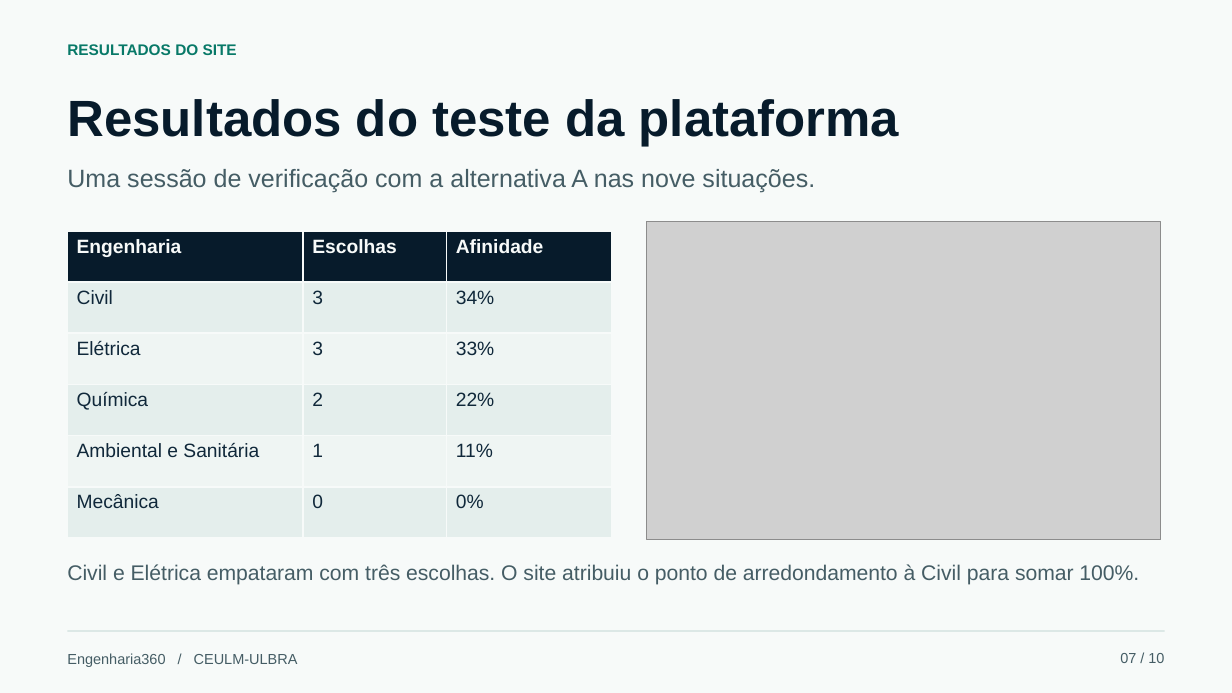
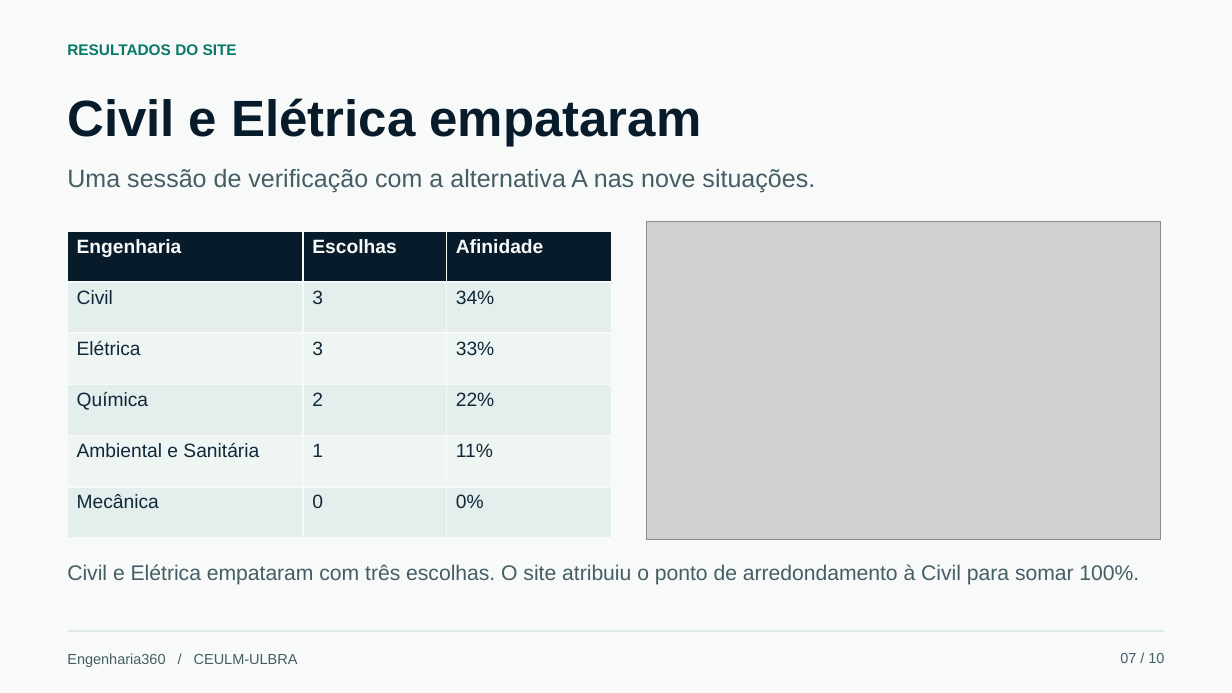
Before and after one commit to 4pv7dnwjf8-ship-it/Engenharia360, a slide deck: slide 7 of slides.pptx. Drawn at 1232x693 pixels with LibreOffice and Linux fonts; fonts in the diff are those of the drawing; grey boxes stand for pictures. Boxes give left, top, right and bottom in pixels: in the first picture for what was removed or moved away, otherwise in the second. Text is boxed around its words. In the diff, an @@ line names an element or a change of style, - is before the commit and + after.

```diff
--- a/slides.pptx
+++ b/slides.pptx
@@ text at [67,98,702,147]: text changed @@
-Resultados do teste da plataforma
+Civil e Elétrica empataram
```
Also in this commit, not shown: 4 other slides changed, 13 other files.
